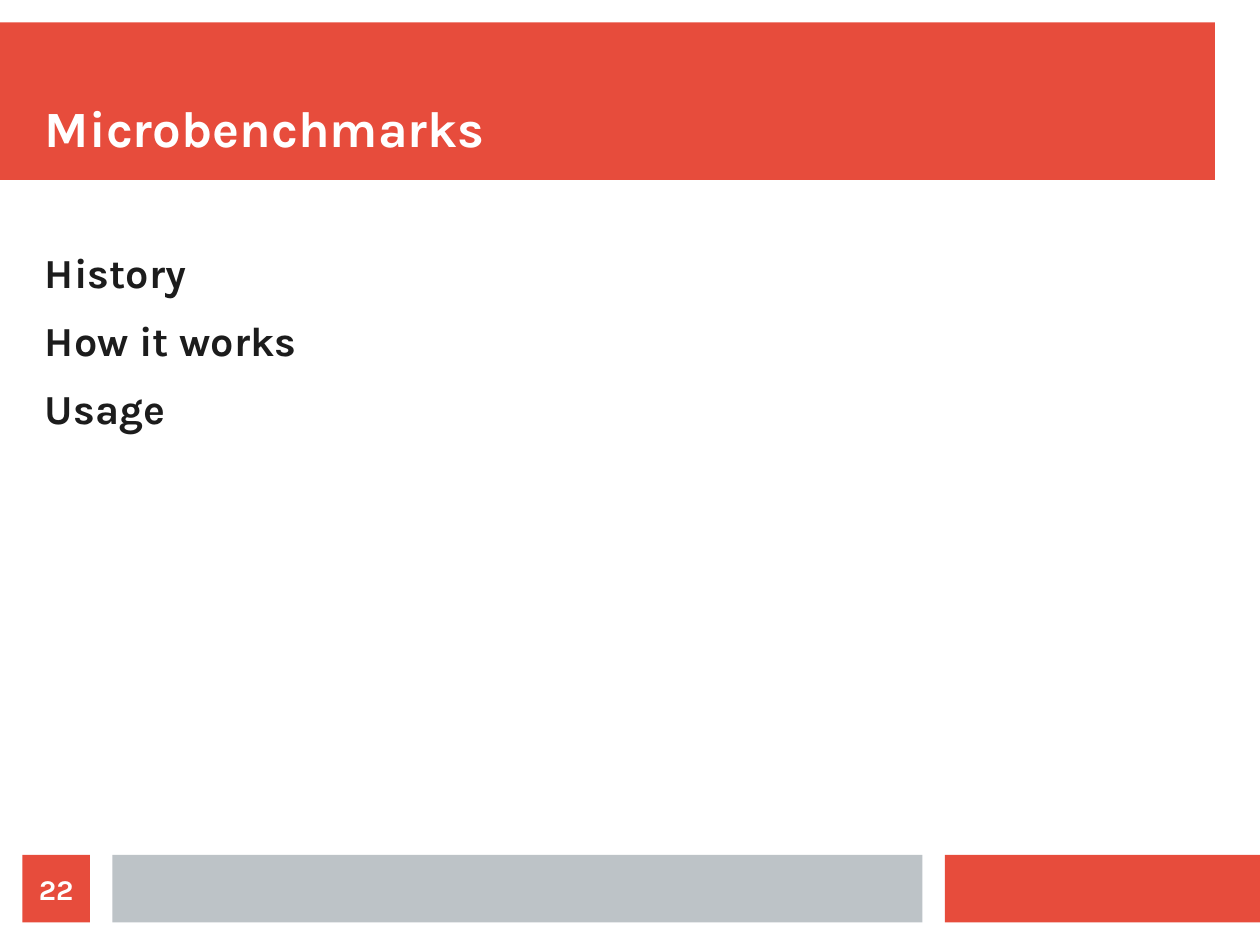
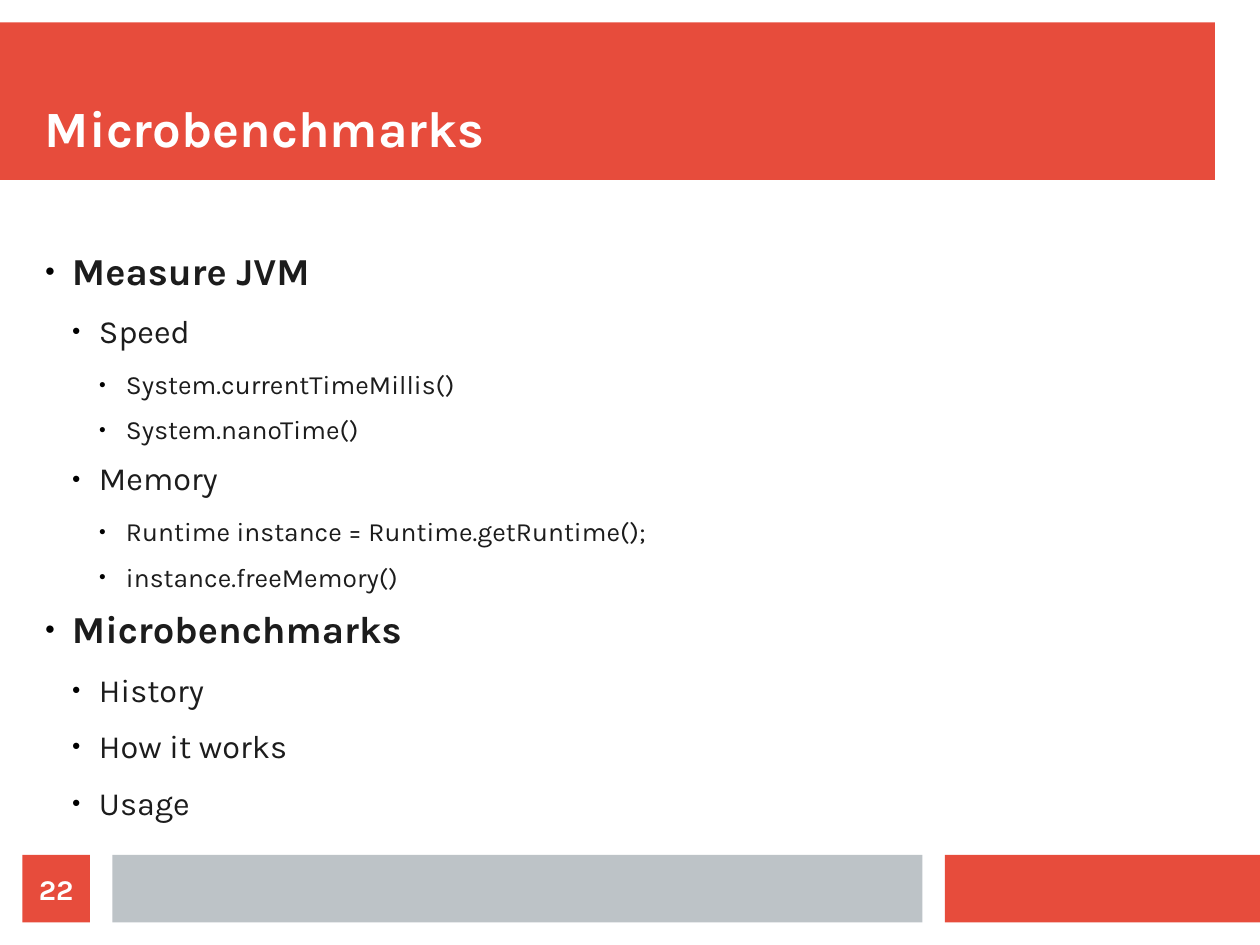
Before and after one commit to jajir/jbtree, a slide deck: slide 22 of jbtree/src/presentation/jbtree-0.1.odp. Drawn at 1260x945 pixels with LibreOffice and Linux fonts; fonts in the diff are those of the drawing. Boxes give left, top, right and bottom in pixels: in the first picture for what was removed or moved away, otherwise in the second. Text is boxed around its words. In the diff, an @@ line names an element or a change of style, - is before the commit and + after.

Commit message:
presentation was improved

```diff
--- a/jbtree/src/presentation/jbtree-0.1.odp
+++ b/jbtree/src/presentation/jbtree-0.1.odp
@@ text at <box>72,260,645,644</box>: paragraphs added @@
+● Measure JVM
+  ● Speed
+    ● System.currentTimeMillis()
+    ● System.nanoTime()
+  ● Memory
+    ● Runtime instance = Runtime.getRuntime();
+    ● instance.freeMemory()
+● Microbenchmarks
@@ text at <box>99,679,287,823</box>: size 26 to 20.4 pt, bold off in "History", "How it works", "Usage"; bullet none to ●; list level 1 to 2 in "History"; list level 1 to 2 in "How it works"; list level 1 to 2 in "Usage" @@
```
Also in this commit, not shown: 1 other slide changed, 5 slides added, 2 other files.
